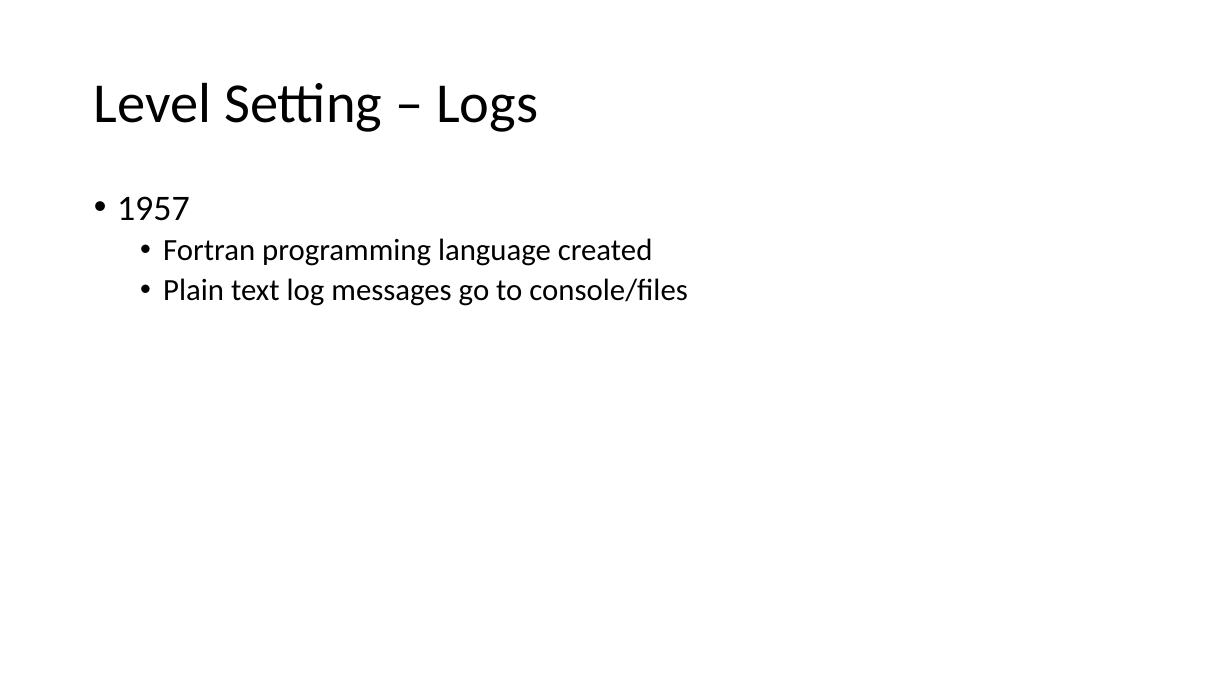
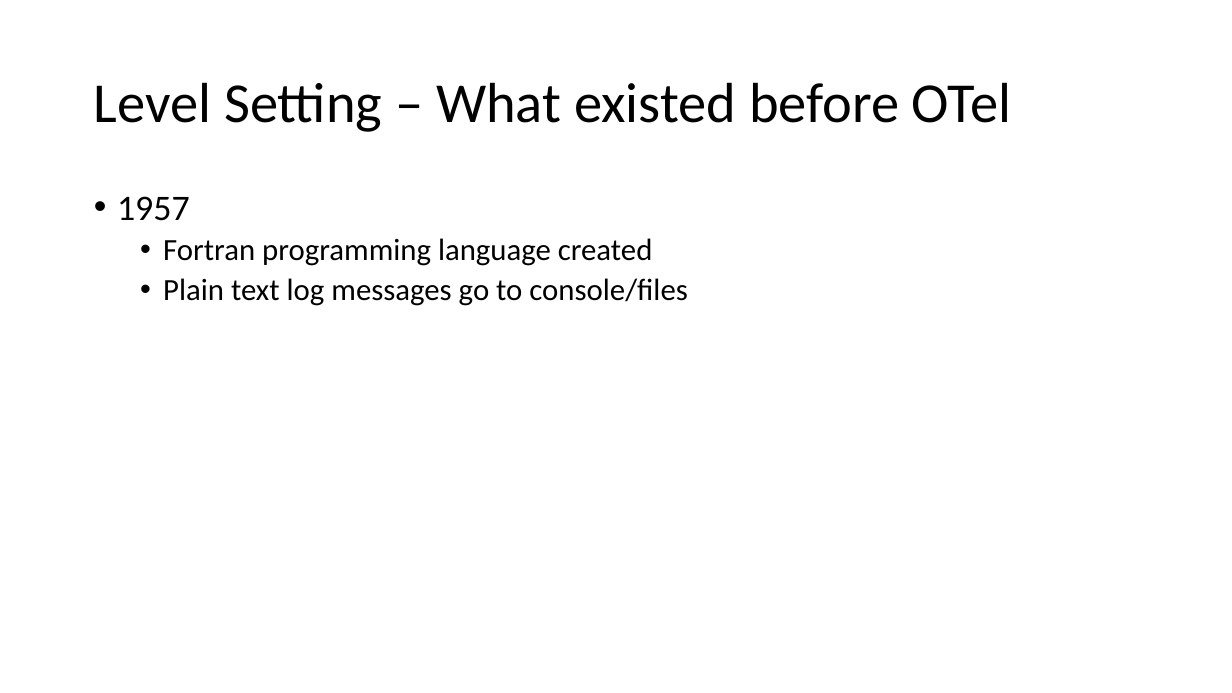
Before and after one commit to ProgrammerAL/Presentations-2023, a slide deck: slide 4 of 2023-03 - Orlando Code Camp - OpenTelemetry/Presentation.pptx. Drawn at 1232x693 pixels with LibreOffice and Linux fonts; fonts in the diff are those of the drawing. Boxes give left, top, right and bottom in pixels: in the first picture for what was removed or moved away, otherwise in the second. Text is boxed around its words. In the diff, an @@ line names an element or a change of style, - is before the commit and + after.

```diff
--- a/2023-03 - Orlando Code Camp - OpenTelemetry/Presentation.pptx
+++ b/2023-03 - Orlando Code Camp - OpenTelemetry/Presentation.pptx
@@ title at bbox=[94, 82, 1011, 132]: text changed @@
-Level Setting – Logs
+Level Setting – What existed before OTel
```
Also in this commit, not shown: 12 other slides changed, 2 slides added, 2 slides removed.
